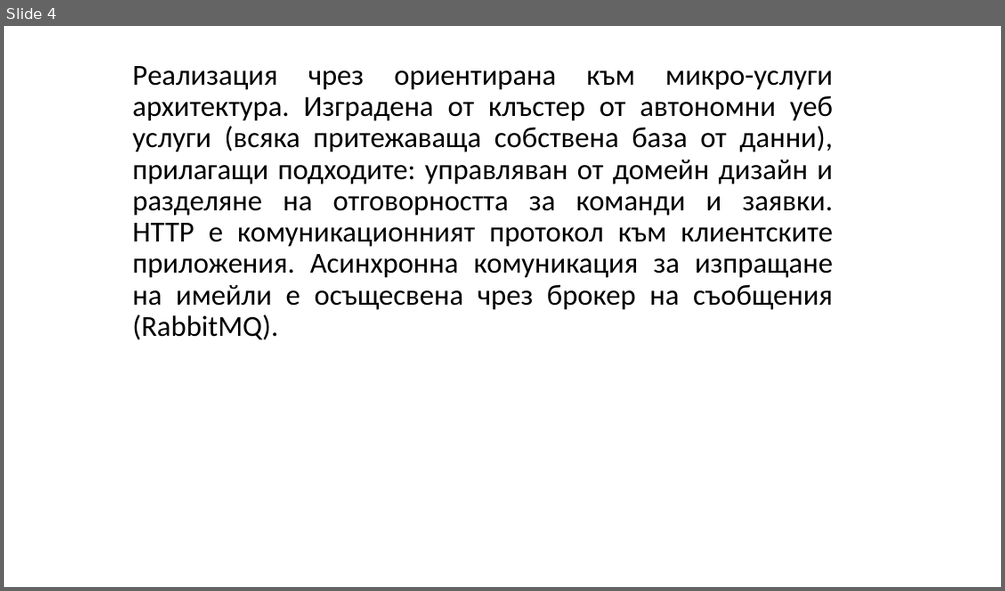
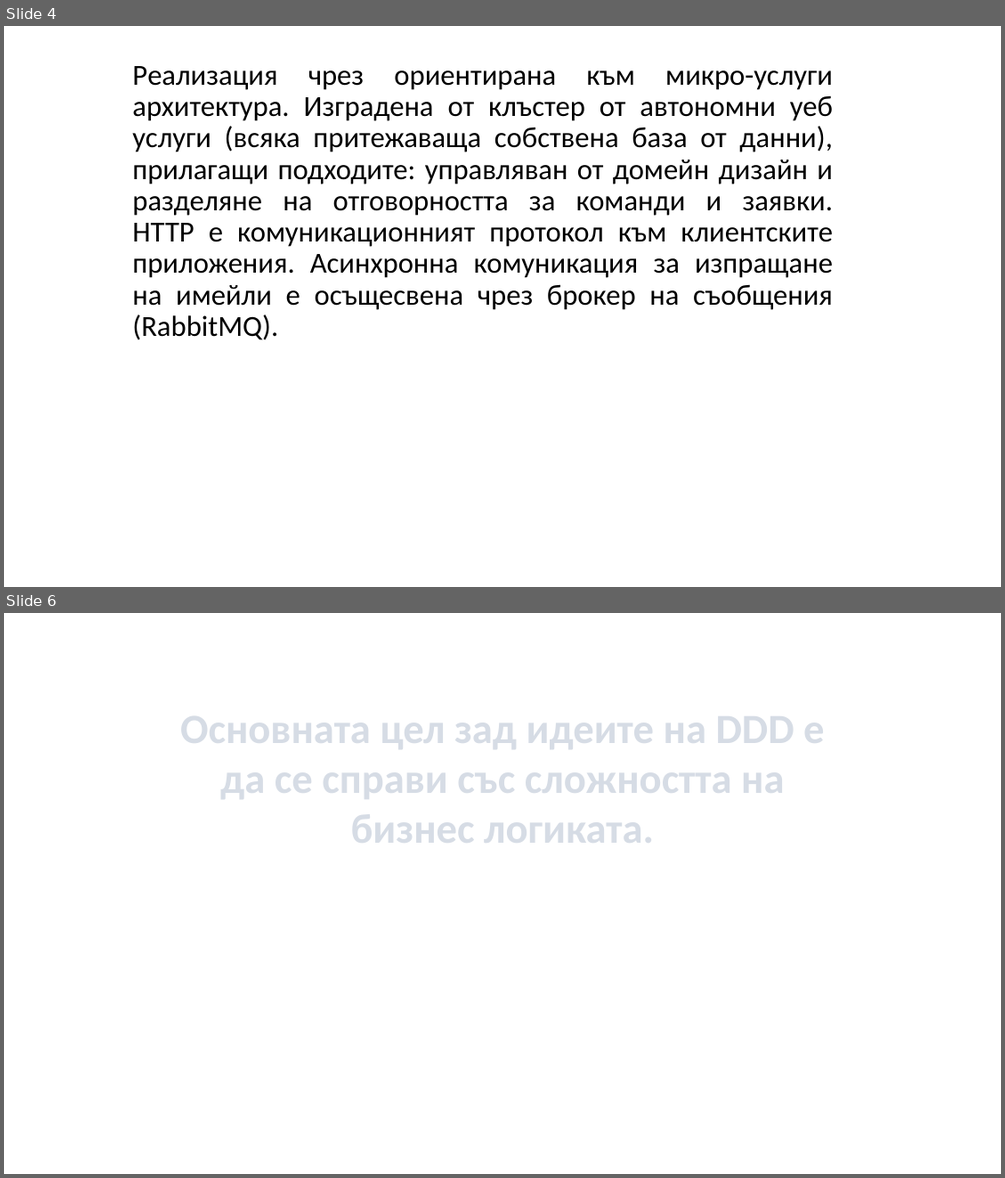
Before and after one commit to profjordanov/doctorate, a slide deck: article/present/uevarna.pptx. Shown one above the other, each under a label of ours: slide 4 before the commit, slides 4 and 6 after it; the slides between them are not shown. The pictures are 1005x591 and 1005x1178 pixels, drawn with LibreOffice and Linux fonts; fonts in the diff are those of the drawing; background and template pictures are left out. Boxes give left, top, right and bottom in pixels: in the first picture for what was removed or moved away, otherwise in the second. Text is boxed around its words. In the diff, an @@ line names an element or a change of style, - is before the commit and + after.

```diff
--- a/article/present/uevarna.pptx
+++ b/article/present/uevarna.pptx
@@ slide 6 added at [4, 613, 1001, 1174], background picture (left out) @@
@@ text added at [180, 716, 824, 843], 40 pt, text pattern #44546A on #D6DCE5, bold @@
+Основната цел зад идеите на DDD е да се справи със сложността на бизнес логиката.
```
Also in this commit, not shown: 2 slides changed, 5 other slides added, 12 slides removed, 1 other file.
